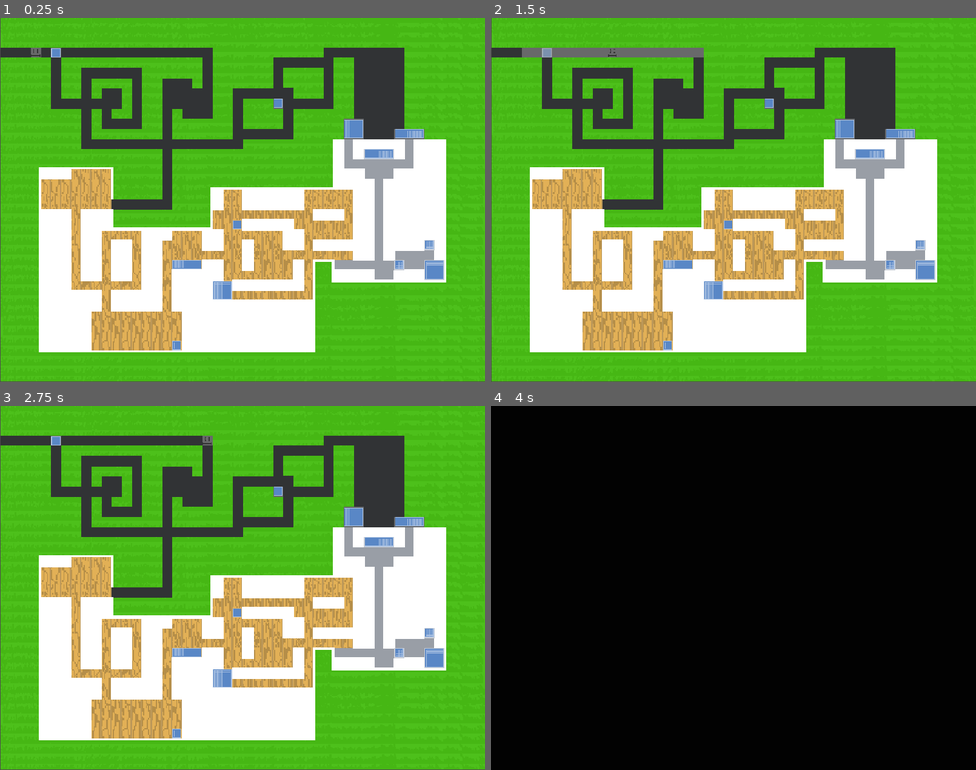
Above: before the commit, frames 1-4 (two rows, left to right).
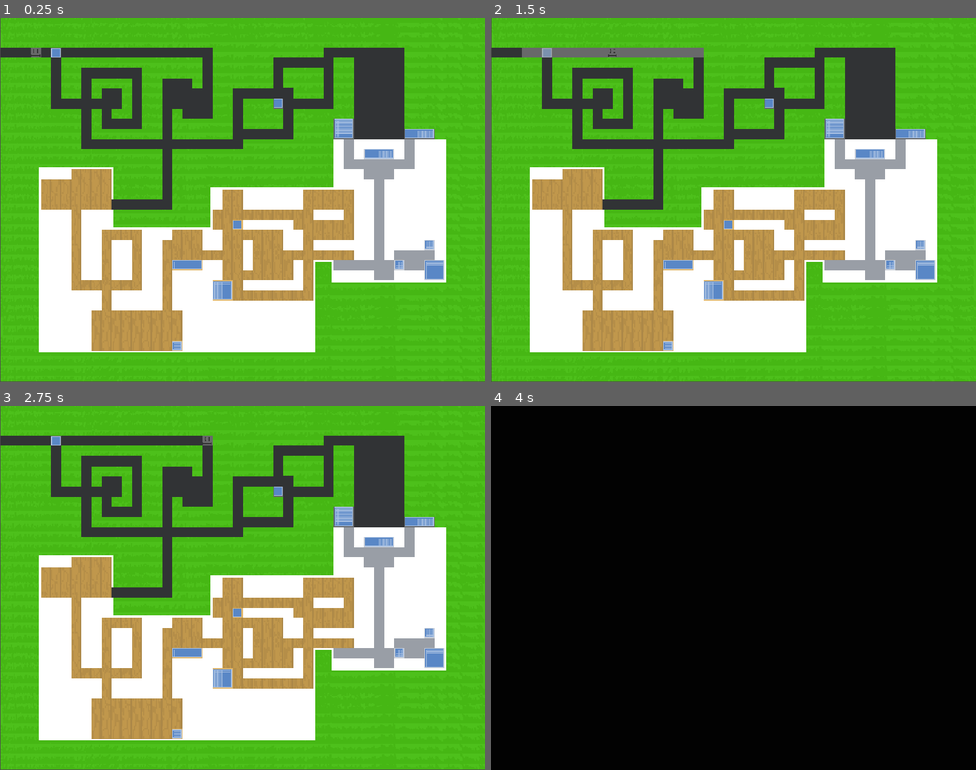
Above: after the commit, the same moments.

Repository: maxwaldman8/hackathon-2026
Game: Godot game, scene res://scenes/levels/hub_level.tscn
Same seed, same stepped clock (60 frames per second), same inputs: the game is played once before the commit and once after it.
Inputs:
- Up to frame 1 (0.25 s): no input
- Up to frame 2 (1.5 s): tap Enter (enter) at 0.5, 1.35 s; hold Right (right) 0.53-1.28 s; hold Enter (enter) 0.53-1.28 s; tap R (reset) at 1.25 s; hold Down (down) from 1.28 s (still down)
- Up to frame 3 (2.75 s): tap R (reset) at 2 s; release Down (down) at 2.03 s; hold Right (right) from 2.03 s (still down); hold Enter (enter) from 2.03 s (still down)
- Up to frame 4 (4 s): tap R (reset) at 2.75, 3.5 s; release Right (right) at 2.78 s; release Enter (enter) at 2.78 s; hold W (up) 2.78-3.53 s; tap Enter (enter) at 2.85 s; hold Left (left) from 3.53 s (still down); hold Enter (enter) from 3.53 s (still down)

The runs differ from the first frame. In frame 1, 7.3% of the frame differs, in the area x 8-90%, y 27-92%; in frame 2, 7.3%; in frame 3, 7.3%; in frame 4, nothing differs.
Error in both runs: Cannot call method 'get_node' on a null value. (res://scripts/level.gd:46)

Commit message:
hub work

Diff:
--- a/scaling-game/scenes/levels/hub_level.tscn
+++ b/scaling-game/scenes/levels/hub_level.tscn
@@ -159,10 +159,10 @@
 
 [node name="LevelLabel10" type="Label" parent="LevelEnterLabels" unique_id=66784823]
 layout_mode = 0
-offset_left = 2528.0
-offset_top = 602.0
-offset_right = 2785.0
-offset_bottom = 647.0
+offset_left = 2530.0
+offset_top = 654.0
+offset_right = 2787.0
+offset_bottom = 699.0
 theme_override_colors/font_color = Color(0, 0, 0, 1)
 theme_override_font_sizes/font_size = 32
 text = "ENTER LEVEL 10?"
@@ -310,18 +310,18 @@
 
 [node name="Print1" type="TextureRect" parent="Blueprints" unique_id=632375318]
 layout_mode = 0
-offset_left = 1086.0
-offset_top = 2046.0
-offset_right = 1278.0
-offset_bottom = 2174.0
+offset_left = 1088.0
+offset_top = 2048.0
+offset_right = 1280.0
+offset_bottom = 2176.0
 texture = ExtResource("6_ttnrp")
 
 [node name="Print2" type="TextureRect" parent="Blueprints" unique_id=742363749]
 layout_mode = 0
-offset_left = 1086.0
-offset_top = 1534.0
-offset_right = 1278.0
-offset_bottom = 1662.0
+offset_left = 1087.0
+offset_top = 1535.0
+offset_right = 1279.0
+offset_bottom = 1663.0
 texture = ExtResource("7_v51tr")
 
 [node name="Print3" type="TextureRect" parent="Blueprints" unique_id=668532508]
@@ -374,17 +374,17 @@
 
 [node name="Print9" type="TextureRect" parent="Blueprints" unique_id=998432215]
 layout_mode = 0
-offset_left = 2176.0
-offset_top = 642.0
-offset_right = 2368.0
-offset_bottom = 770.0
+offset_left = 2112.0
+offset_top = 640.0
+offset_right = 2304.0
+offset_bottom = 768.0
 texture = ExtResource("8_v51tr")
 
 [node name="Print10" type="TextureRect" parent="Blueprints" unique_id=497602213]
 layout_mode = 0
-offset_left = 2496.0
+offset_left = 2560.0
 offset_top = 704.0
-offset_right = 2688.0
+offset_right = 2752.0
 offset_bottom = 832.0
 texture = ExtResource("7_v51tr")
 
Binary file changed: scaling-game/assets/textures/Hub Art.png
